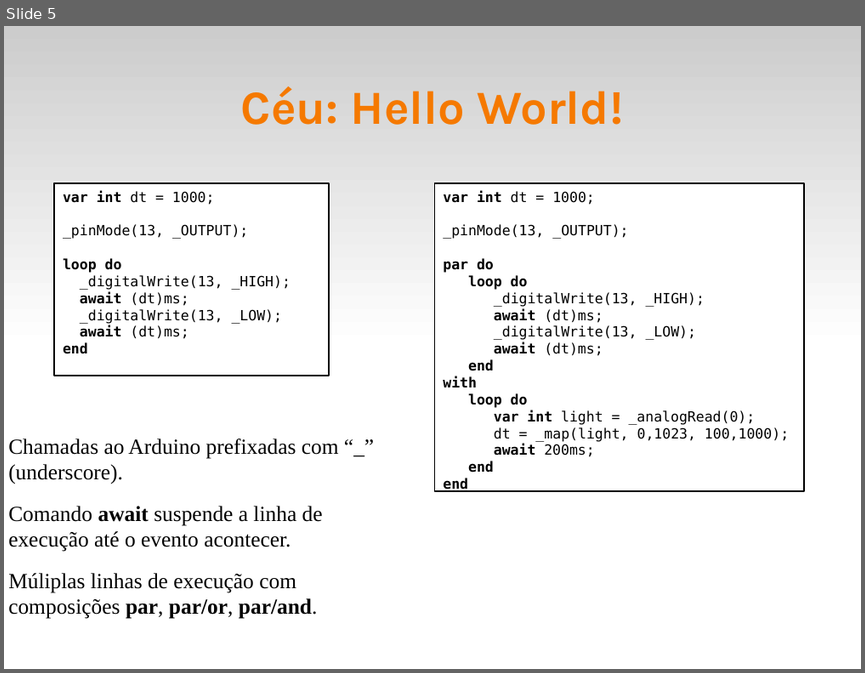
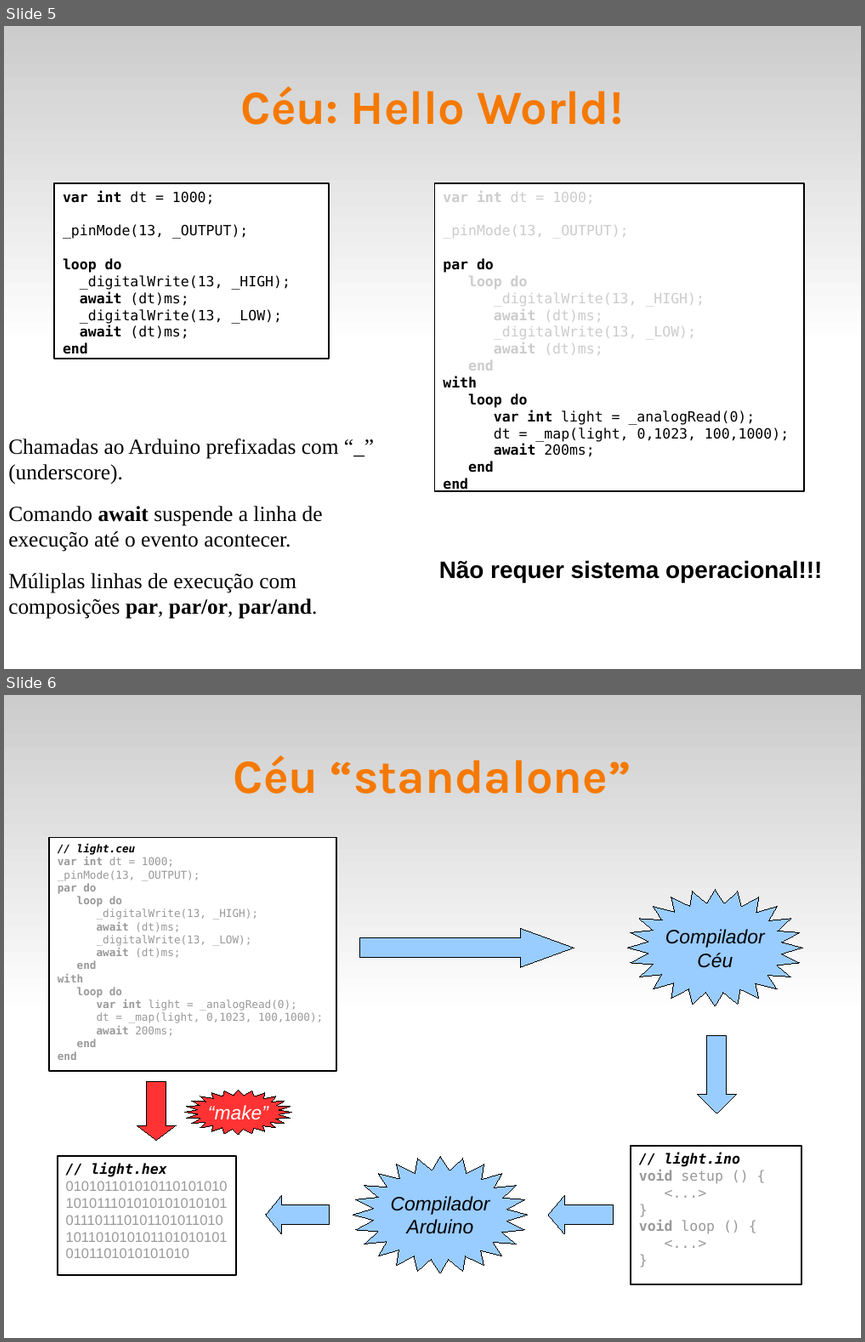
Before and after one commit to fsantanna-no/ceu-docs, a slide deck: OS/arduino_day.odp. Shown one above the other, each under a label of ours: slide 5 before the commit, slides 5 and 6 after it. The pictures are 865x673 and 865x1342 pixels, drawn with LibreOffice and Linux fonts; fonts in the diff are those of the drawing. Boxes give left, top, right and bottom in pixels: in the first picture for what was removed or moved away, otherwise in the second. Text is boxed around its words. In the diff, an @@ line names an element or a change of style, - is before the commit and + after.

```diff
--- a/OS/arduino_day.odp
+++ b/OS/arduino_day.odp
@@ slide 6 added at [4,695,861,1338], background #FFFFFF; not listed: 1 template element that a slide beside it also shows @@
@@ title added at [234,755,630,794], 44 pt, text #F57900, bold @@
+Céu “standalone”
@@ rectangle added at [49,837,336,1071], fill #FFFFFF, outline #000000 1.45 pt, 10 pt, text #999999 @@
+// light.ceu
+var int dt = 1000;
+_pinMode(13, _OUTPUT);
+par do
+loop do
+_digitalWrite(13, _HIGH);
+await (dt)ms;
+_digitalWrite(13, _LOW);
+await (dt)ms;
+end
+with
+loop do
+var int light = _analogRead(0);
+dt = _map(light, 0,1023, 100,1000);
+await 200ms;
+end
+end
@@ freeform shape added at [628,890,802,1006], fill #99CCFF, outline #000000 0 pt, 18 pt, text #000000, italic @@
+Compilador
+Céu
@@ right arrow added at [360,928,574,967], fill #99CCFF, outline #000000 0 pt @@
@@ down arrow added at [698,1036,737,1113], fill #99CCFF, outline #000000 0 pt @@
@@ down arrow added at [137,1082,176,1140], fill #FF3333, outline #000000 0 pt @@
@@ freeform shape added at [185,1090,292,1134], fill #FF3333, outline #000000 0 pt, 18 pt, text #FFFFFF, italic @@
+“make”
@@ rectangle added at [630,1145,801,1283], fill #FFFFFF, outline #000000 1.45 pt, 13 pt, text #999999 @@
+// light.ino
+void setup () {
+<...>
+}
+void loop () {
+<...>
+}
@@ rectangle added at [58,1156,236,1274], fill #FFFFFF, outline #000000 1.45 pt, 13 pt, text #999999 @@
+// light.hex
+0101011010101101010101010111010101010101010111011101011010110101011010101011010101010101101010101010
@@ freeform shape added at [353,1156,528,1273], fill #99CCFF, outline #000000 0 pt, 18 pt, text #000000, italic @@
+Compilador
+Arduino
@@ left arrow added at [266,1195,329,1234], fill #99CCFF, outline #000000 0 pt @@
@@ left arrow added at [548,1195,613,1234], fill #99CCFF, outline #000000 0 pt @@
@@ slide 5 changed as well @@
@@ rectangle "var int dt = 1000;": place and size @@
-rectangle "var int dt = 1000;" at [54,184,330,375]
+rectangle "var int dt = 1000;" at [54,184,330,358]
@@ text in rectangle at [443,191,704,370]: text colour #000000 to #CCCCCC in "var int dt = 1000;", "_pinMode(13, _OUTPUT);", "loop do", "_digitalWrite(13, _HIGH);" and 4 more places @@
@@ text added at [439,560,822,582], 22 pt, text #000000, bold @@
+Não requer sistema operacional!!!
```
Also in this commit, not shown: 6 other slides changed, 7 other slides added, 10 slides removed, 10 other files.
